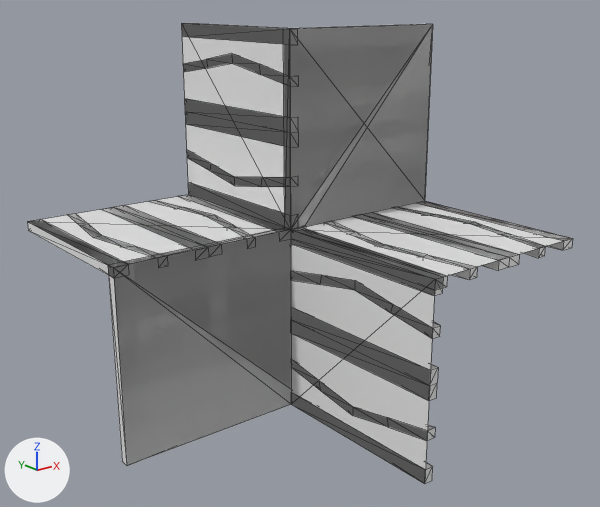
Before and after pictures for a commit that changed the OBJ model Data/bmc/tiles/t_212.obj.
Before and after are seen from a 50 mm camera at (-1.273, -1.63, 0.581) aimed at (0.008, -0.03, -0.059). The axes (+X, +Y, +Z) are drawn at lower left. The lights are the same throughout. Mesh edges are drawn as thin lines. Where no turn or scale is listed for an object, it has been applied to the vertices.

The scene before the commit, as lines of its bpy script (objects in view):
```python
me_t_212 = bpy.data.meshes.new('t_212')
me_t_212.from_pydata(...)  # 287 vertices, 530 faces; spans x -0.5..0.5, y -0.5..0.5, z -0.5..0.5
ob_t_212 = bpy.data.objects.new('t_212', me_t_212)
ob_t_212.location = (0.0, 0.0, 0.0)
```
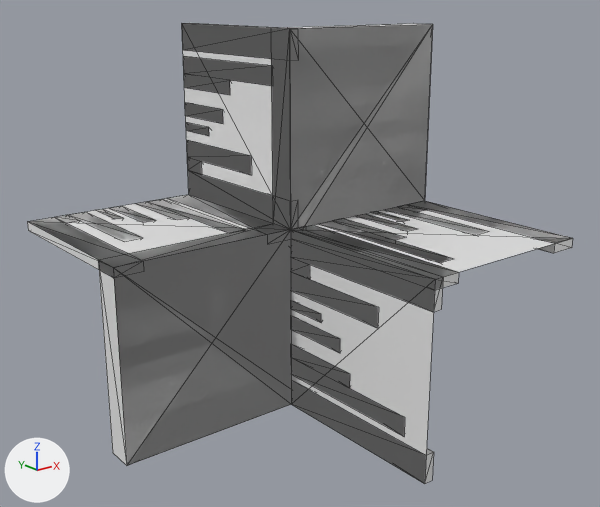
What differs and where, as boxes (x1, y1, x2, y2) in the pictures (600 x 507 px; the box of a moved part takes in the faces that stretch with it):
part 1 of me_t_212, added: after (185, 102, 223, 124)
part 2 of me_t_212, added: after (291, 301, 321, 322)
part 3 of me_t_212, added: after (186, 123, 209, 136)
part 4 of me_t_212, added: after (291, 316, 340, 353)
part 5 of me_t_212, added: after (371, 211, 408, 222)
part 6 of me_t_212, added: after (96, 209, 121, 219)
part 7 of me_t_212, added: after (356, 214, 417, 231)
part 8 of me_t_212, added: after (110, 206, 154, 222)
part 9 of me_t_212, rebuilt (21% narrower, 15% taller): before (291, 361, 435, 441); after (291, 344, 405, 436)
part 10 of me_t_212, rebuilt: before (326, 221, 477, 279); after (320, 218, 454, 263)
part 11 of me_t_212, rebuilt: before (183, 54, 298, 87); after (183, 56, 273, 95)
part 12 of me_t_212, rebuilt: before (149, 200, 255, 249); after (136, 199, 242, 233)
part 13 of me_t_212, deleted: before (101, 206, 222, 260)
part 14 of me_t_212, deleted: before (353, 212, 519, 270)
part 15 of me_t_212, deleted: before (291, 308, 438, 401)
part 16 of me_t_212, deleted: before (185, 101, 298, 148)
part 17 of me_t_212, moved or reshaped: before (28, 23, 573, 484); after (29, 23, 573, 484)

The edits, one by one:
me_t_212 is used by ob_t_212; location (0.0, 0.0, 0.0).
me_t_212 had 287 vertices, 530 faces and spanned x -0.5..0.5, y -0.5..0.5, z -0.5..0.5.
me_t_212 now has 247 vertices, 436 faces and spans x -0.5..0.5, y -0.5..0.5, z -0.5..0.5.
me_t_212 part 1: a new loose piece, a box spanning x 0.0..0.025, y 0.3..0.5, z 0.237..0.277.
me_t_212 part 2: a new loose piece, a box spanning x 0.0..0.025, y -0.126..0.0, z -0.218..-0.193.
me_t_212 part 3: a new loose piece, a box spanning x 0.0..0.025, y 0.374..0.5, z 0.193..0.218.
me_t_212 part 4: a new loose piece, a box spanning x 0.0..0.025, y -0.2..0.0, z -0.277..-0.237.
me_t_212 part 5: a new loose piece, a box spanning x 0.282..0.307, y -0.126..0.0, z -0.025..0.0.
me_t_212 part 6: a new loose piece, a box spanning x -0.307..-0.282, y 0.374..0.5, z -0.025..0.0.
me_t_212 part 7: a new loose piece, a box spanning x 0.223..0.263, y -0.2..0.0, z -0.025..0.0.
me_t_212 part 8: a new loose piece, a box spanning x -0.263..-0.223, y 0.3..0.5, z -0.025..0.0.
me_t_212 part 9: the loose piece of 20 vertices spanning x 0.0..0.025, y -0.5..0.0, z -0.429..-0.362 is rebuilt with 14 vertices and now spans x 0.0..0.025, y -0.429..0.0, z -0.408..-0.318.
me_t_212 part 10: the loose piece of 20 vertices spanning x 0.071..0.138, y -0.5..0.0, z -0.025..0.0 is rebuilt with 14 vertices and now spans x 0.092..0.182, y -0.429..0.0, z -0.025..0.0.
me_t_212 part 11: the loose piece of 20 vertices spanning x 0.0..0.025, y 0.0..0.5, z 0.362..0.429 is rebuilt with 14 vertices and now spans x 0.0..0.025, y 0.071..0.5, z 0.318..0.408.
me_t_212 part 12: the loose piece of 20 vertices spanning x -0.138..-0.071, y 0.0..0.5, z -0.025..0.0 is rebuilt with 14 vertices and now spans x -0.182..-0.092, y 0.071..0.5, z -0.025..0.0.
me_t_212 part 13: the loose piece of 12 vertices spanning x -0.287..-0.213, y 0.0..0.5, z -0.025..0.0 is deleted.
me_t_212 part 14: the loose piece of 12 vertices spanning x 0.213..0.287, y -0.5..0.0, z -0.025..0.0 is deleted.
me_t_212 part 15: the loose piece of 12 vertices spanning x 0.0..0.025, y -0.5..0.0, z -0.287..-0.212 is deleted.
me_t_212 part 16: the loose piece of 12 vertices spanning x 0.0..0.025, y 0.0..0.5, z 0.212..0.287 is deleted.
me_t_212 part 17: 128 vertices removed from x -0.5..0.5, y -0.5..0.5, z -0.5..0.5; 96 vertices added at x -0.5..0.5, y -0.5..0.5, z -0.5..0.5.
